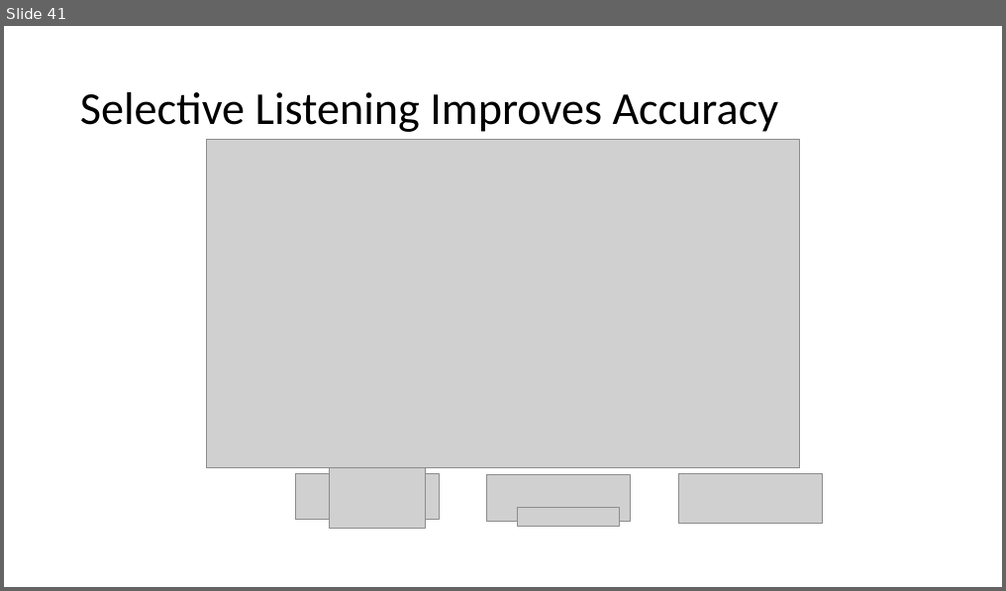
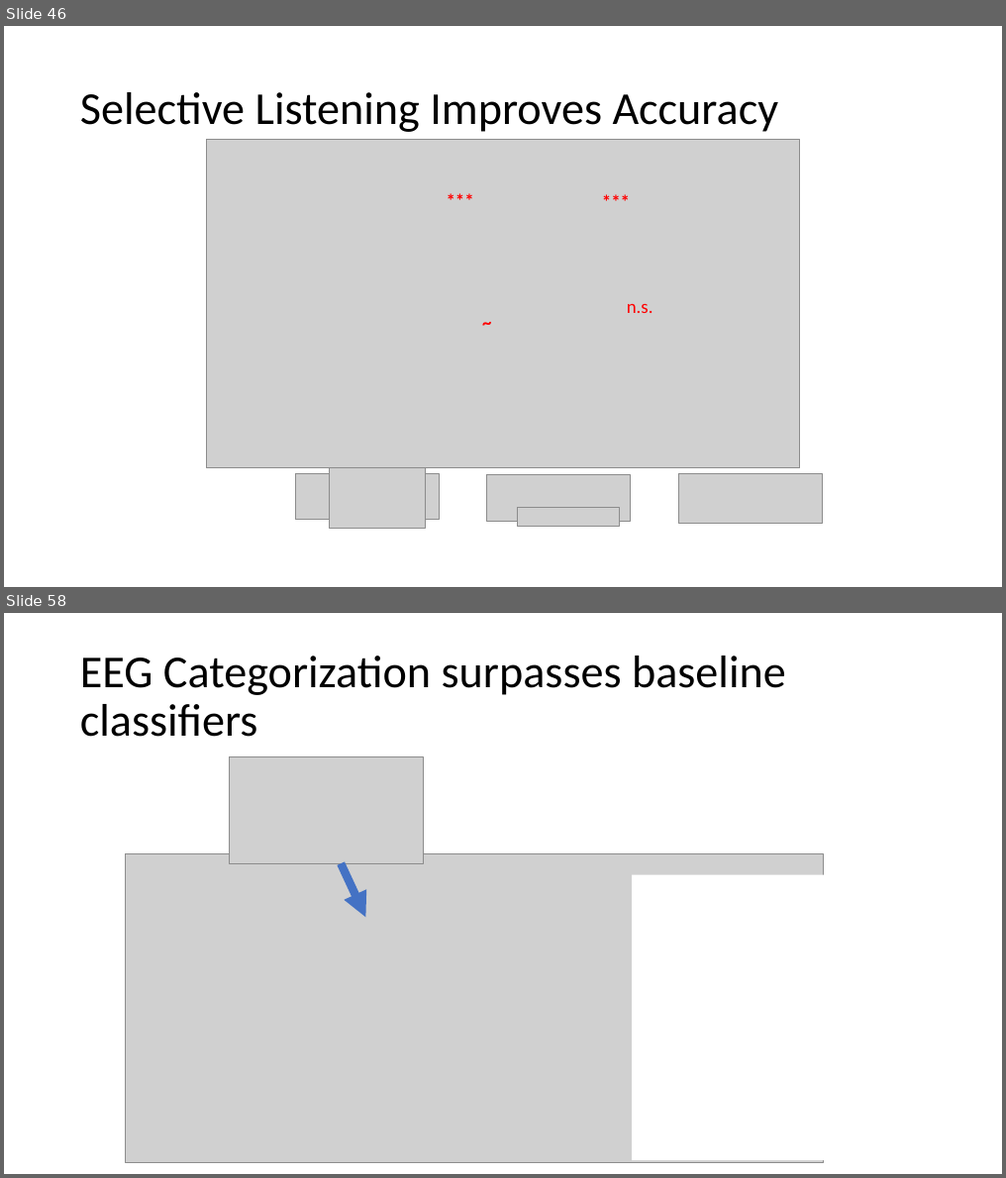
Before and after one commit to haberdashPI/german_track, a slide deck: presentations/ARO_2021/adapting_auditory_attention.pptx. Shown one above the other, each under a label of ours: slide 41 before the commit, slides 46 and 58 after it; the slides between them are not shown. The pictures are 1006x591 and 1006x1178 pixels, drawn with LibreOffice and Linux fonts; fonts in the diff are those of the drawing; grey boxes stand for pictures. Boxes give left, top, right and bottom in pixels: in the first picture for what was removed or moved away, otherwise in the second. Text is boxed around its words. In the diff, an @@ line names an element or a change of style, - is before the commit and + after.

```diff
--- a/presentations/ARO_2021/adapting_auditory_attention.pptx
+++ b/presentations/ARO_2021/adapting_auditory_attention.pptx
@@ slide 58 added at (4, 613, 1002, 1174), background #FFFFFF @@
@@ title added at (80, 656, 786, 737), 44 pt, text #000000 @@
+EEG Categorization surpasses baseline classifiers
@@ picture added at (229, 757, 423, 863) @@
@@ picture added at (126, 854, 823, 1163) @@
@@ arrow added from (341, 863) to (365, 918), #4472C4 8 pt @@
@@ rectangle added at (632, 875, 887, 1161), fill #FFFFFF @@
@@ what was slide 41 is now slide 46 @@
@@ slide 46 changed as well @@
@@ text added at (439, 184, 482, 215), 18 pt, text #FF0000, bold @@
+***
@@ text added at (595, 187, 638, 217), 18 pt, text #FF0000, bold @@
+***
@@ text added at (475, 307, 500, 337), 18 pt, text #FF0000, bold @@
+~
@@ text added at (627, 304, 653, 313), 18 pt, text #FF0000 @@
+n.s.
```
Also in this commit, not shown: 4 other slides changed, 26 other slides added, 22 slides removed.
